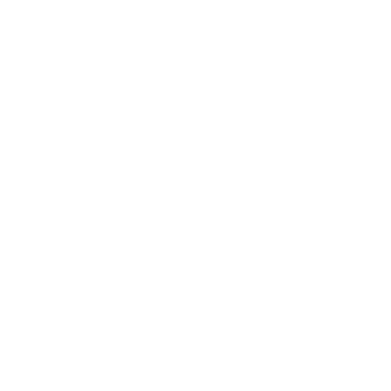
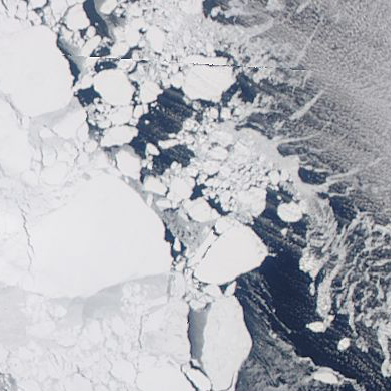
Comparing the layer stacks of the two 391 × 391 images. Changes:
added layer "263_greenland_sea_100km_20120406.aqua.truecolor.250m" above "Background" over [0, 0, 391, 391]
